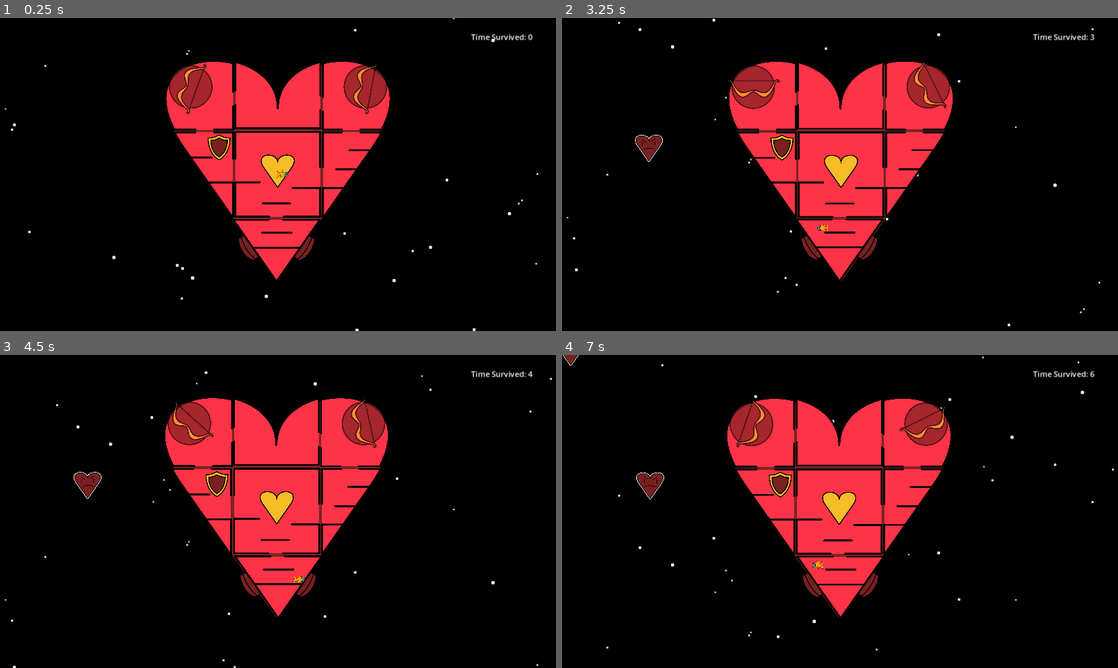
Above: before the commit, frames 1-4 (two rows, left to right).
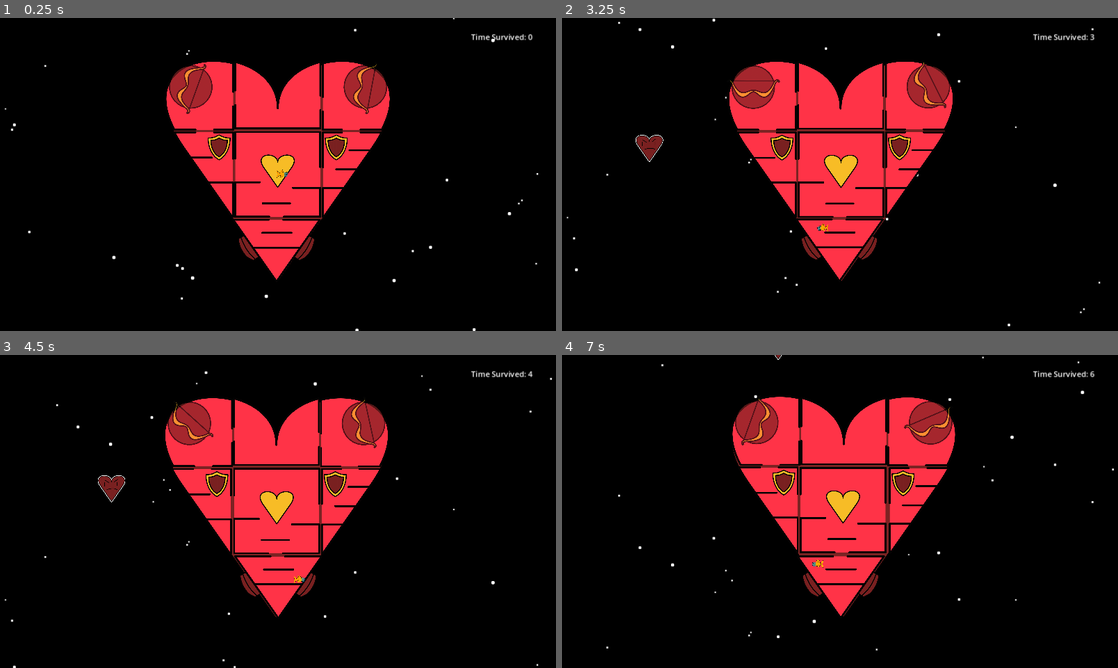
Above: after the commit, the same moments.

Repository: BreannaBre/GodotProject
Game: Godot game, scene res://scenes/main.tscn
Two runs of this game, one before a commit and one after it. Both use one fixed random seed, a clock stepped at 60 frames per second and the inputs below.
Inputs (mouse positions are in pixels of both pictures, inside the frame that each line leads up to):
- Up to frame 1 (0.25 s): no input
- Up to frame 2 (3.25 s): move the mouse to (962, 158) at 0.52 s; hold Right (Player1Right) 0.53-1.25 s; tap / (Player1Interact) at 0.6, 2.3 s; click (962, 158) at 0.67 s; tap Up (Player1Jump) at 0.77 s; drag from (728, 190) to (840, 174) at 1.27 s; move the mouse to (895, 105) at 2.02 s; hold Left (Player1Left) 2.03-2.75 s; tap Down (Player1Weld) at 2.1 s; drag from (812, 237) to (751, 174) at 2.77 s
- Up to frame 3 (4.5 s): move the mouse to (444, 558) at 3.52 s; hold Right (Player1Right) 3.53-4.25 s; tap / (Player1Interact) at 3.6 s; tap Up (Player1Jump) at 3.77 s; drag from (111, 464) to (216, 483) at 4.27 s
- Up to frame 4 (7 s): move the mouse to (867, 511) at 5.02 s; hold Right (Player1Right) 5.03-5.75 s; tap / (Player1Interact) at 5.1, 6.8 s; click (867, 511) at 5.17 s; drag from (756, 433) to (928, 511) at 5.77 s; move the mouse to (962, 495) at 6.52 s; hold Left (Player1Left) from 6.53 s (still down); tap Down (Player1Weld) at 6.6 s; tap Up (Player1Jump) at 6.77 s

The runs differ from the first frame. In frame 1, 0.2% of the frame differs, in the area x 58-63%, y 37-46%; in frame 2, 0.3%; in frame 3, 0.7%; in frame 4, 5.5%, in the area x 0-71%, y 0-84%.
Error before the commit: Invalid call. Nonexistent function 'stop_welding' in base 'Nil'. (res://src/keyboard_player.gd:63)

Commit message:
shield toggle button

Diff:
--- a/project.godot
+++ b/project.godot
@@ -69,7 +69,7 @@
 2d_physics/layer_4="room"
 2d_physics/layer_5="player bullet"
 2d_physics/layer_6="enemy bullet"
-2d_physics/layer_7="shield"
+2d_physics/layer_7="buttons"
 
 [physics]
 
--- a/scenes/shield_left.tscn
+++ b/scenes/shield_left.tscn
@@ -41,19 +41,11 @@
 
 [node name="ButtonArea" type="Area2D" parent="Body"]
 position = Vector2(58.985, -56.28)
-collision_layer = 8
+collision_layer = 64
 collision_mask = 0
 
 [node name="CollisionPolygon2D" type="CollisionPolygon2D" parent="Body/ButtonArea"]
 polygon = PackedVector2Array(-17, 12, -25, -26, 25, -26, 17, 12, 0, 28)
-
-[node name="RepairSign" type="Sprite2D" parent="Body/ButtonArea"]
-unique_name_in_owner = true
-z_index = 3
-z_as_relative = false
-position = Vector2(-47.985, -7.72)
-scale = Vector2(0.1825, 0.1825)
-texture = ExtResource("4_flv5q")
 
 [node name="ButtonSprite" type="Sprite2D" parent="Body/ButtonArea"]
 unique_name_in_owner = true
@@ -61,3 +53,11 @@
 z_as_relative = false
 scale = Vector2(0.247, 0.247)
 texture = ExtResource("4_3e3wl")
+
+[node name="RepairSign" type="Sprite2D" parent="Body"]
+unique_name_in_owner = true
+z_index = 3
+z_as_relative = false
+position = Vector2(11, -64)
+scale = Vector2(0.1825, 0.1825)
+texture = ExtResource("4_flv5q")
--- a/scenes/shield_right.tscn
+++ b/scenes/shield_right.tscn
@@ -1,9 +1,10 @@
-[gd_scene load_steps=5 format=3 uid="uid://ra31c76ww7v8"]
+[gd_scene load_steps=6 format=3 uid="uid://ra31c76ww7v8"]
 
 [ext_resource type="Script" path="res://src/shield.gd" id="1_8a7hv"]
 [ext_resource type="PhysicsMaterial" uid="uid://bi3h5q7jaitql" path="res://resources/room_physics_material.tres" id="2_d7n2j"]
 [ext_resource type="Texture2D" uid="uid://bgeixj7ge0wqj" path="res://assets/rooms/heart_ship_right.svg" id="3_vmp6g"]
 [ext_resource type="Texture2D" uid="uid://2x8fjmsk78ir" path="res://assets/misc/wrench_and_screwdriver.png" id="4_gag2c"]
+[ext_resource type="Texture2D" uid="uid://b6l5ks2p5r2qk" path="res://assets/misc/shield_charging.svg" id="5_hn4df"]
 
 [node name="ShieldRight" type="Node2D"]
 script = ExtResource("1_8a7hv")
@@ -42,10 +43,25 @@
 [node name="CollisionPolygon2D" type="CollisionPolygon2D" parent="Body/Area2D"]
 polygon = PackedVector2Array(40, -90, -90, -90, -90, 90, -84, 90)
 
-[node name="RepairSign" type="Sprite2D" parent="Body/Area2D"]
+[node name="RepairSign" type="Sprite2D" parent="Body"]
 unique_name_in_owner = true
 z_index = 3
 z_as_relative = false
-position = Vector2(-63, -64)
+position = Vector2(-6, -69)
 scale = Vector2(0.1825, 0.1825)
 texture = ExtResource("4_gag2c")
+
+[node name="ButtonArea" type="Area2D" parent="Body"]
+position = Vector2(-60.215, -56.28)
+collision_layer = 64
+collision_mask = 0
+
+[node name="CollisionPolygon2D" type="CollisionPolygon2D" parent="Body/ButtonArea"]
+polygon = PackedVector2Array(-17, 12, -25, -26, 25, -26, 17, 12, 0, 28)
+
+[node name="ButtonSprite" type="Sprite2D" parent="Body/ButtonArea"]
+unique_name_in_owner = true
+z_index = 3
+z_as_relative = false
+scale = Vector2(0.247, 0.247)
+texture = ExtResource("5_hn4df")
--- a/src/keyboard_player.gd
+++ b/src/keyboard_player.gd
@@ -17,11 +17,11 @@
 	# we only want to collide with the room areas
 	weld_picker_params.collide_with_areas = true
 	weld_picker_params.collide_with_bodies = false
-	weld_picker_params.collision_mask = 0b1_0000
+	weld_picker_params.collision_mask = 0b1000
 	# we only want to collide with the button areas
 	button_picker_params.collide_with_areas = true
 	button_picker_params.collide_with_bodies = false
-	button_picker_params.collision_mask = 0b1000
+	button_picker_params.collision_mask = 0b0100_0000
 
 func _physics_process(delta: float) -> void:
 	# Add the gravity.
@@ -63,6 +63,7 @@
 		current_welded.stop_welding(get_rid())
 
 	if Input.is_action_just_pressed("Player1Interact"):
+		print("pressing")
 		var space := get_world_2d().direct_space_state
 		button_picker_params.position = global_position
 		for result in space.intersect_point(button_picker_params, 1):
@@ -71,4 +72,5 @@
 			var collider := result["collider"] as Area2D
 			var unsafe_pressed := collider.get_parent().get_parent()
 			assert(unsafe_pressed is Room, "Something is up with the button colliders. See style_guide.txt")
+			print("found something")
 			(unsafe_pressed as Room).press_button(collider)
--- a/src/room.gd
+++ b/src/room.gd
@@ -14,6 +14,7 @@
 var host: RigidBody2D
 var reattach_work: float = 0
 var repair_sign: Sprite2D
+var powered := false
 
 # This sets up defaults for the RigidBody2D, so make sure body has been
 # properly assigned!
@@ -33,6 +34,7 @@
 		repair_sign.show()
 		if reattach_work <= 0:
 			repair_sign.hide()
+			breakaway = 0
 			set_state(REPAIRING)
 	elif state == REPAIRING:
 		breakaway -= delta * welders.size() * 20
@@ -66,8 +68,10 @@
 func set_host(new_host: RigidBody2D) -> void:
 	host = new_host
 
+func set_powered(_new_powered: bool) -> void:
+	pass
+
 func pop_off(violent: bool) -> void:
-	breakaway = 0
 	reattach_work = REATTACH_TIME
 	PhysicsServer2D.joint_clear(tube)
 	if violent:
--- a/src/shield.gd
+++ b/src/shield.gd
@@ -3,14 +3,18 @@
 
 @export var force: float = 4
 const DIST: float = 230
+var button_sprite: Sprite2D
 
 func _ready() -> void:
 	var body_unsafe := get_node("%Body")
 	assert(body_unsafe is RigidBody2D, "Somebody's been mucking with the shield nodes")
 	body = body_unsafe as RigidBody2D
+	var button_sprite_unsafe := get_node("%ButtonSprite")
+	assert(button_sprite_unsafe is Sprite2D, "Somebody's been mucking with the shield nodes")
+	button_sprite = button_sprite_unsafe as Sprite2D
 	var repair_sign_unsafe := get_node("%RepairSign")
 	assert(repair_sign_unsafe is Sprite2D, "Somebody's been mucking with the shield nodes")
-	repair_sign = repair_sign_unsafe
+	repair_sign = repair_sign_unsafe as Sprite2D
 	default_ready()
 
 func _process(delta: float) -> void:
@@ -18,6 +22,9 @@
 
 func _physics_process(delta: float) -> void:
 	default_physics_process(delta)
+
+	if not powered:
+		return
 
 	var enemies := get_tree().get_nodes_in_group("enemies")
 	for unsafe_enemy in enemies:
@@ -28,3 +35,10 @@
 			continue
 		var force_vec := Vector2((DIST-dist)*force, 0)
 		enemy.body.apply_central_force(force_vec)
+
+func set_powered(new_powered: bool) -> void:
+	powered = new_powered
+	# TODO: change button picture
+
+func press_button(_pressed: Area2D) -> void:
+	set_powered(not powered)
